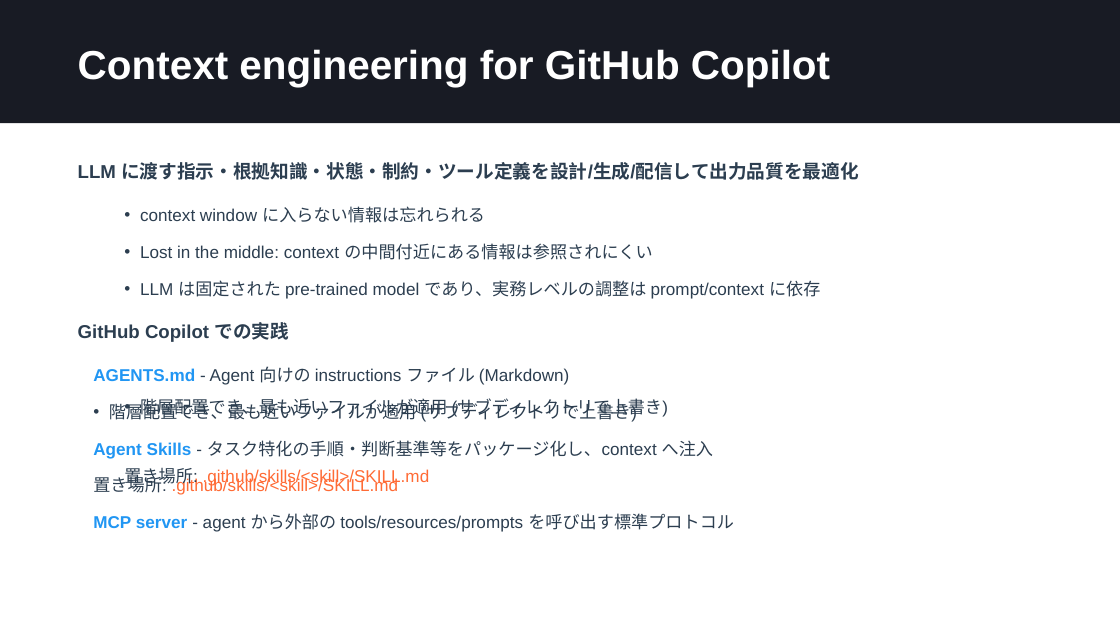
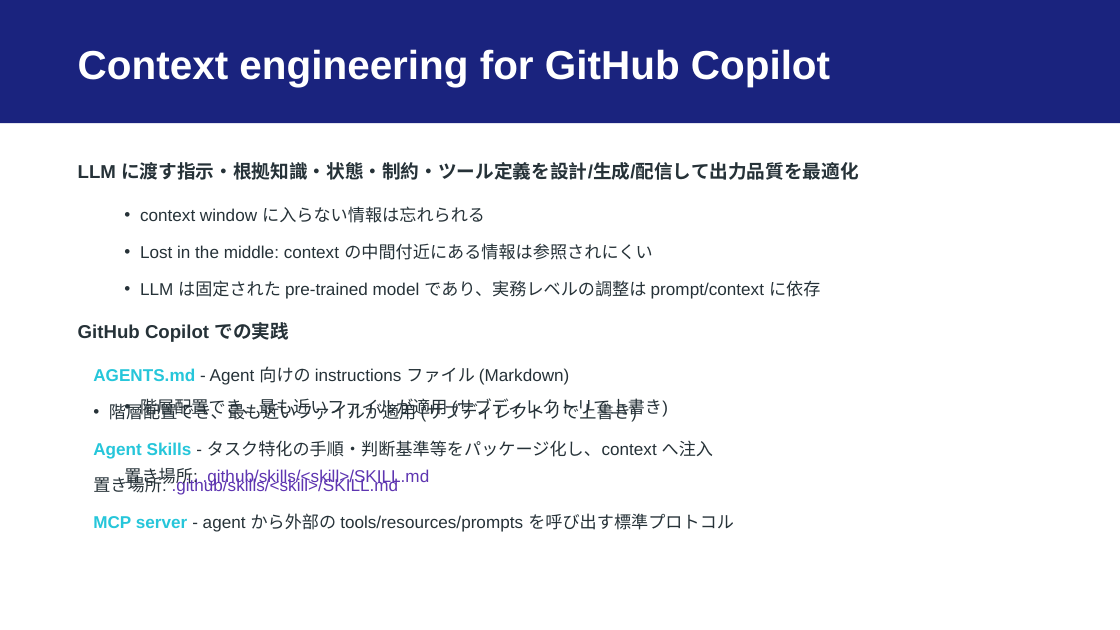
Before and after one commit to dceoy/text-to-slides-lab, a slide deck: slide 12 of workspace/github-actions-copilot.pptx. Drawn at 1120x630 pixels with LibreOffice and Linux fonts; fonts in the diff are those of the drawing. Boxes give left, top, right and bottom in pixels: in the first picture for what was removed or moved away, otherwise in the second. Text is boxed around its words. In the diff, an @@ line names an element or a change of style, - is before the commit and + after.

```diff
--- a/workspace/github-actions-copilot.pptx
+++ b/workspace/github-actions-copilot.pptx
@@ rectangle at (0, 0, 1120, 123): fill #181B24 to #1A237E @@
@@ text "AGENTS.md - Agent 向けの instructions ..." at (93, 366, 734, 532): text colour #2196F3 to #26C6DA in "AGENTS.md", "Agent Skills", "MCP server"; text colour #2C3E50 to #263238 in "- Agent 向けの instructions ファイル (Markdown)", "階層配置でき、最も近いファイルが適用 (サブディレクトリで上書き)", "- タスク特化の手順・判断基準等をパッケージ化し、context へ注入", "置き場所:" and 1 more places; text colour #FF6B35 to #5E35B1 in ".github/skills/<skill>/SKILL.md" @@
@@ text colour #2C3E50 to #263238 in 4 elements at (78, 162, 859, 180), (140, 206, 820, 299), (78, 322, 290, 342), (140, 398, 668, 419) @@
@@ text "置き場所: .github/skills/<skill>/SKILL.md" at (124, 468, 430, 488): text colour #2C3E50 to #263238 in "置き場所:"; text colour #FF6B35 to #5E35B1 in ".github/skills/<skill>/SKILL.md" @@
```
Also in this commit, not shown: 13 other slides changed, 15 other files.
